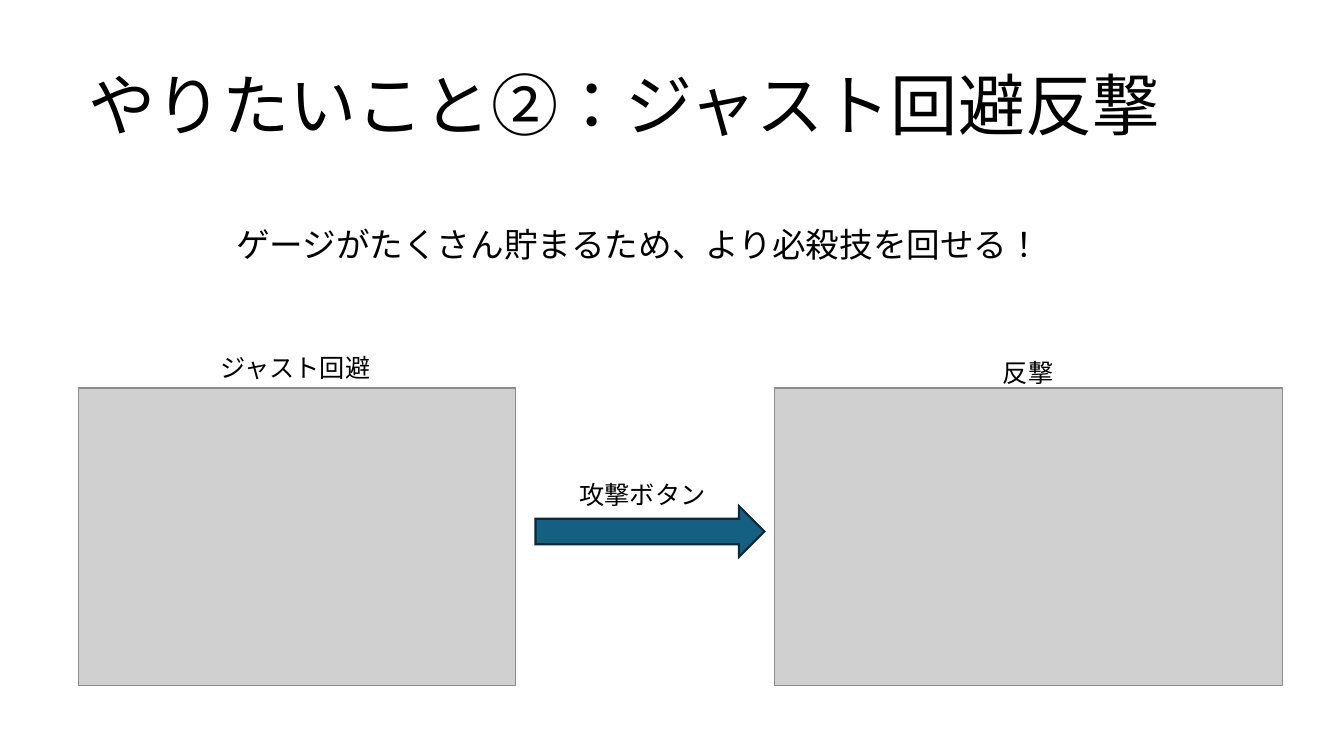
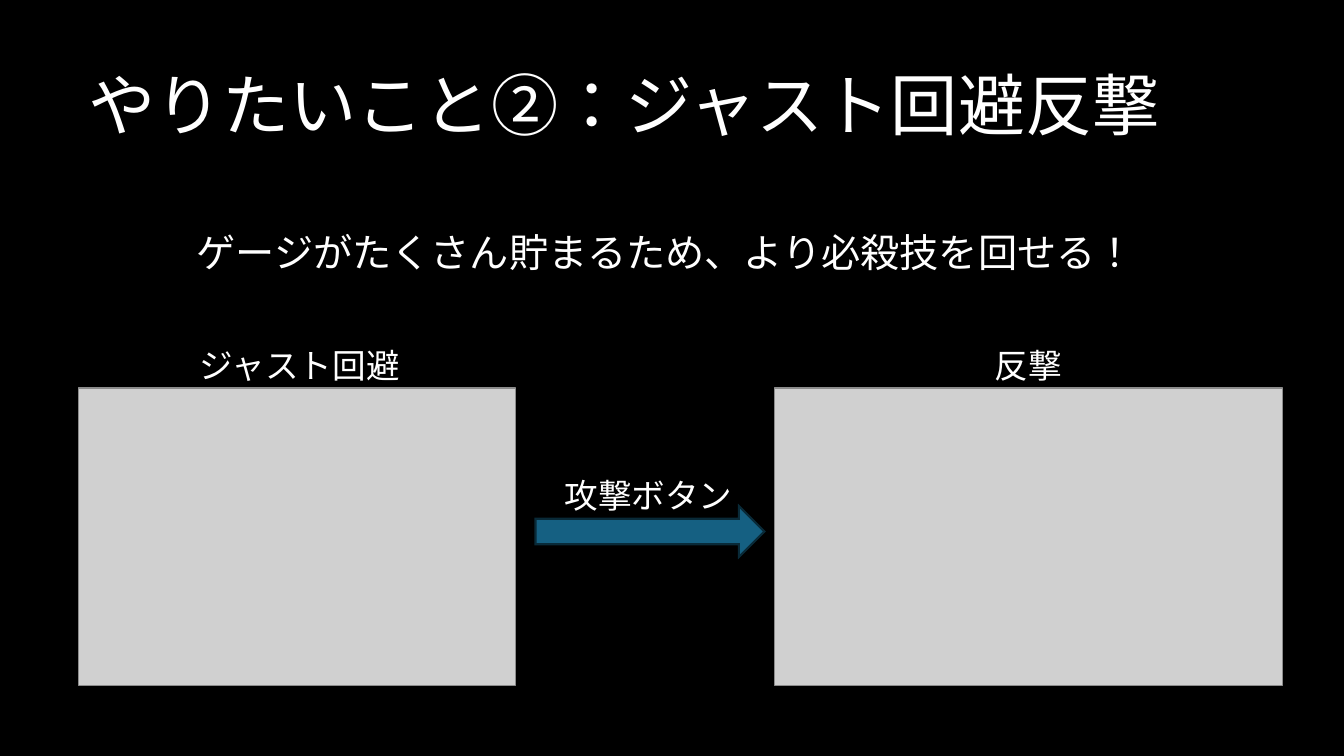
Before and after one commit to Tiger5286/SummerGame_2026, a slide deck: slide 5 of 夏ゲーム企画.pptx (slide 6 before the commit). Drawn at 1344x756 pixels with LibreOffice and Linux fonts; fonts in the diff are those of the drawing; grey boxes stand for pictures. Boxes give left, top, right and bottom in pixels: in the first picture for what was removed or moved away, otherwise in the second. Text is boxed around its words. In the diff, an @@ line names an element or a change of style, - is before the commit and + after.

```diff
--- a/夏ゲーム企画.pptx
+++ b/夏ゲーム企画.pptx
@@ background #FFFFFF to #000000 @@
@@ text "やりたいこと②：ジャスト回避反撃" at [88, 73, 1160, 136]: font Noto Sans CJK JP to Karla, text colour #000000 to #FFFFFF @@
@@ text "ゲージがたくさん貯まるため、より必殺技を回せる！": place and size @@
-text "ゲージがたくさん貯まるため、より必殺技を回せる！" at [236, 228, 1041, 260]
+text "ゲージがたくさん貯まるため、より必殺技を回せる！" at [197, 234, 1135, 271]
@@ text "ゲージがたくさん貯まるため、より必殺技を回せる！" at [197, 234, 1135, 271]: size 24 to 28 pt, font Noto Sans CJK JP to Karla, text colour #000000 to #FFFFFF @@
@@ size 18 to 24 pt, font Noto Sans CJK JP to Karla, text colour #000000 to #FFFFFF in 3 elements at [994, 349, 1061, 381], [565, 479, 733, 511], [200, 349, 400, 381] @@
@@ text "ジャスト回避": place and size @@
-text "ジャスト回避" at [220, 355, 370, 379]
+text "ジャスト回避" at [200, 349, 400, 381]
@@ text "反撃": place and size @@
-text "反撃" at [1003, 361, 1053, 389]
+text "反撃" at [994, 349, 1061, 381]
@@ text "攻撃ボタン": place and size @@
-text "攻撃ボタン" at [580, 483, 706, 506]
+text "攻撃ボタン" at [565, 479, 733, 511]
```
Also in this commit, not shown: 4 other slides changed, 1 slide added, 1 slide removed.
